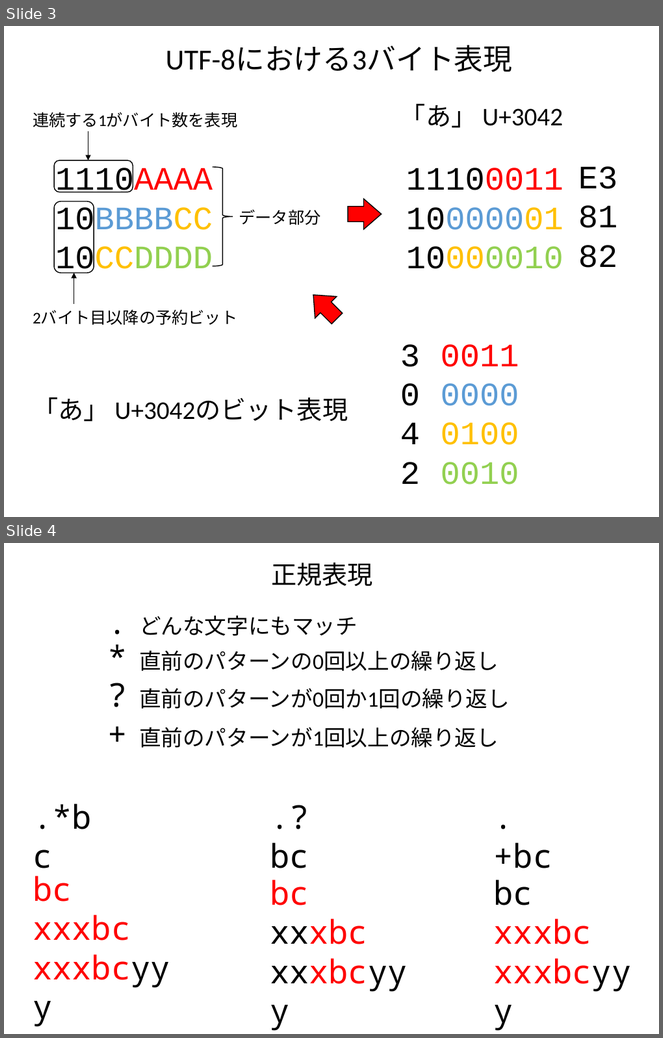
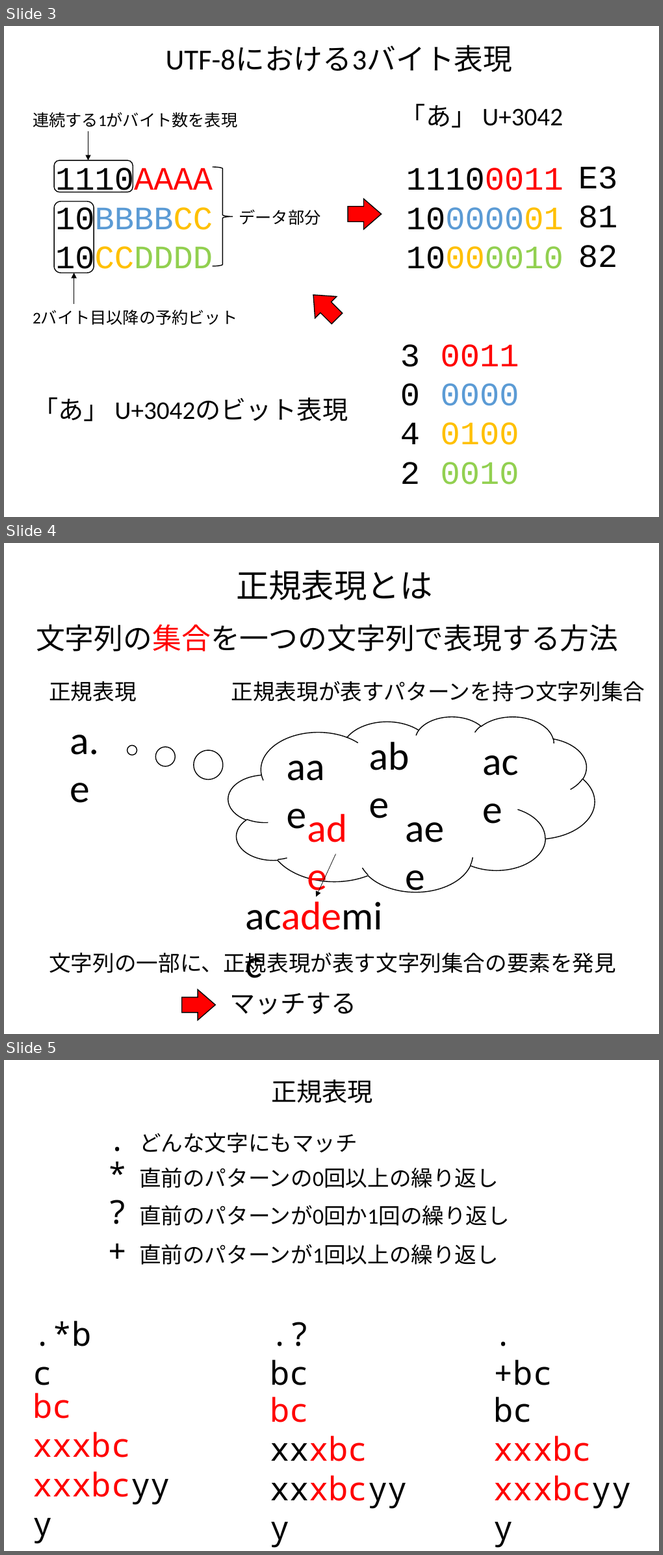
Before and after one commit to kaityo256/python_zero, a slide deck: string/fig/fig.pptx. Shown one above the other, each under a label of ours: slides 3 and 4 before the commit, slides 3, 4 and 5 after it. The pictures are 663x1038 and 663x1555 pixels, drawn with LibreOffice and Linux fonts; fonts in the diff are those of the drawing. Boxes give left, top, right and bottom in pixels: in the first picture for what was removed or moved away, otherwise in the second. Text is boxed around its words. In the diff, an @@ line names an element or a change of style, - is before the commit and + after.

```diff
--- a/string/fig/fig.pptx
+++ b/string/fig/fig.pptx
@@ slide 4 added at (4,543,659,1034), background #FFFFFF @@
@@ text added at (236,570,432,600), 36 pt, text #000000 @@
+正規表現とは
@@ text added at (36,624,619,652), 32 pt, text #000000 @@
+文字列の集合を一つの文字列で表現する方法
@@ text added at (49,681,136,702), 24 pt, text #000000 @@
+正規表現
@@ text added at (232,681,646,702), 24 pt, text #000000 @@
+正規表現が表すパターンを持つ文字列集合
@@ thought cloud added at (229,717,595,892), outline #000000 1 pt @@
@@ text added at (70,735,99,803), 44 pt, text #000000 @@
+a.e
@@ text added at (280,737,347,792), 44 pt, text #000000 @@
+aae
@@ text added at (362,727,432,782), 44 pt, text #000000 @@
+abe
@@ text added at (476,731,544,787), 44 pt, text #000000 @@
+ace
@@ text added at (301,799,371,854), 44 pt, text #FF0000 @@
+ade
@@ text added at (399,799,468,854), 44 pt, text #000000 @@
+aee
@@ arrow added from (336, 854) to (316, 897), #000000 0.5 pt @@
@@ text added at (239,887,402,942), 44 pt, text #000000 @@
+academic
@@ text added at (49,953,616,977), 24 pt, text #000000 @@
+文字列の一部に、正規表現が表す文字列集合の要素を発見
@@ right arrow added at (182,990,216,1021), fill #FF0000, outline #000000 1 pt @@
@@ text added at (230,993,357,1015), 28 pt, text #000000 @@
+マッチする
@@ what was slide 4 is now slide 5 @@
```
Also in this commit, not shown: 3 other files.
